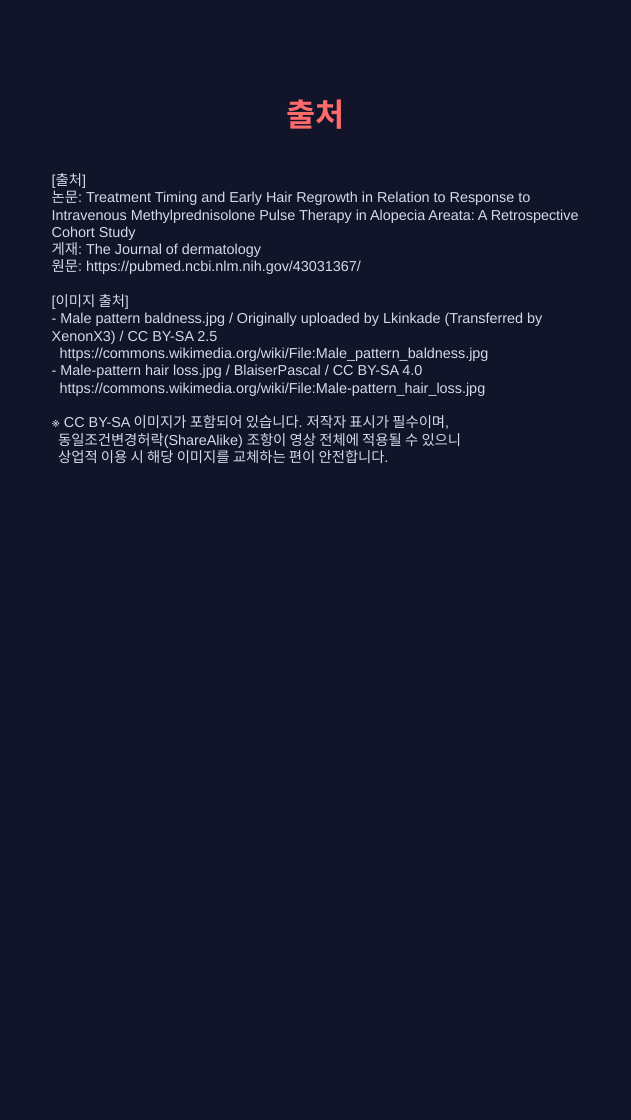
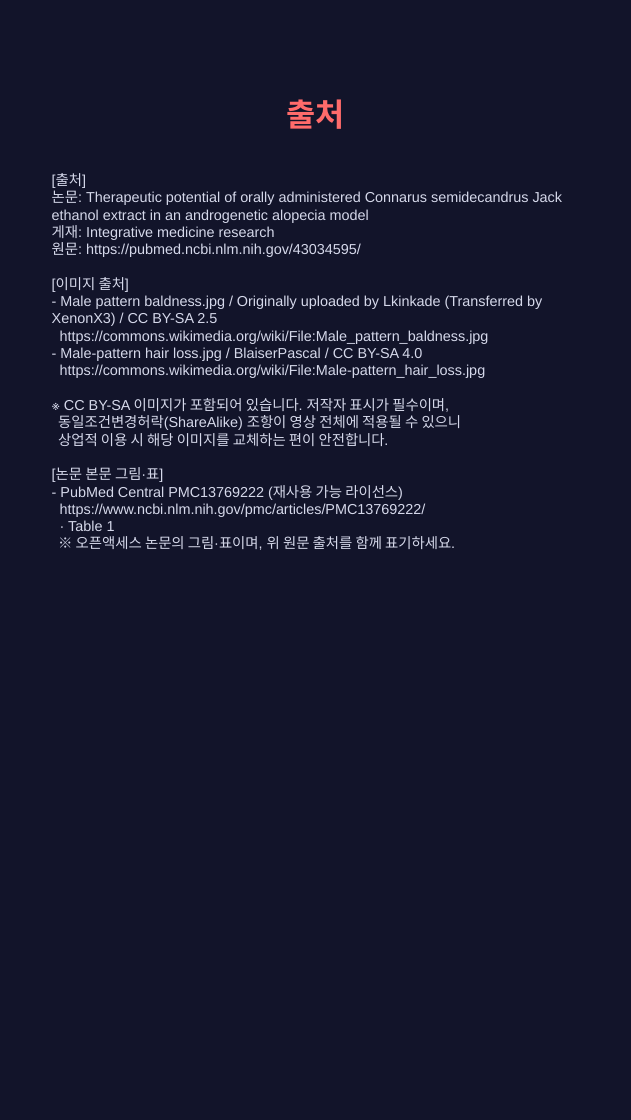
Before and after one commit to hyokang2010-BJ-ANTH/product-builder-test, a slide deck: slide 11 of pwa/data/latest/slides.pptx (slide 9 before the commit). Drawn at 631x1120 pixels with LibreOffice and Linux fonts; fonts in the diff are those of the drawing. Boxes give left, top, right and bottom in pixels: in the first picture for what was removed or moved away, otherwise in the second. Text is boxed around its words. In the diff, an @@ line names an element or a change of style, - is before the commit and + after.

```diff
--- a/pwa/data/latest/slides.pptx
+++ b/pwa/data/latest/slides.pptx
@@ text at [52,173,563,550]: text changed @@
-[출처]
-논문: Treatment Timing and Early Hair Regrowth in Relation to Response to Intravenous Methylprednisolone Pulse Therapy in Alopecia Areata: A Retrospective Cohort Study
-게재: The Journal of dermatology
-원문: https://pubmed.ncbi.nlm.nih.gov/43031367/
-[이미지 출처]
-- Male pattern baldness.jpg / Originally uploaded by Lkinkade (Transferred by XenonX3) / CC BY-SA 2.5
-https://commons.wikimedia.org/wiki/File:Male_pattern_baldness.jpg
-- Male-pattern hair loss.jpg / BlaiserPascal / CC BY-SA 4.0
-https://commons.wikimedia.org/wiki/File:Male-pattern_hair_loss.jpg
-※ CC BY-SA 이미지가 포함되어 있습니다. 저작자 표시가 필수이며,
-동일조건변경허락(ShareAlike) 조항이 영상 전체에 적용될 수 있으니
-상업적 이용 시 해당 이미지를 교체하는 편이 안전합니다.
+[출처]
+논문: Therapeutic potential of orally administered Connarus semidecandrus Jack ethanol extract in an androgenetic alopecia model
+게재: Integrative medicine research
+원문: https://pubmed.ncbi.nlm.nih.gov/43034595/
+[이미지 출처]
+- Male pattern baldness.jpg / Originally uploaded by Lkinkade (Transferred by XenonX3) / CC BY-SA 2.5
+https://commons.wikimedia.org/wiki/File:Male_pattern_baldness.jpg
+- Male-pattern hair loss.jpg / BlaiserPascal / CC BY-SA 4.0
+https://commons.wikimedia.org/wiki/File:Male-pattern_hair_loss.jpg
+※ CC BY-SA 이미지가 포함되어 있습니다. 저작자 표시가 필수이며,
+동일조건변경허락(ShareAlike) 조항이 영상 전체에 적용될 수 있으니
+상업적 이용 시 해당 이미지를 교체하는 편이 안전합니다.
+[논문 본문 그림·표]
+- PubMed Central PMC13769222 (재사용 가능 라이선스)
+https://www.ncbi.nlm.nih.gov/pmc/articles/PMC13769222/
+· Table 1
+※ 오픈액세스 논문의 그림·표이며, 위 원문 출처를 함께 표기하세요.
```
Also in this commit, not shown: 1 other slide changed, 7 slides added, 5 slides removed, 28 other files.
